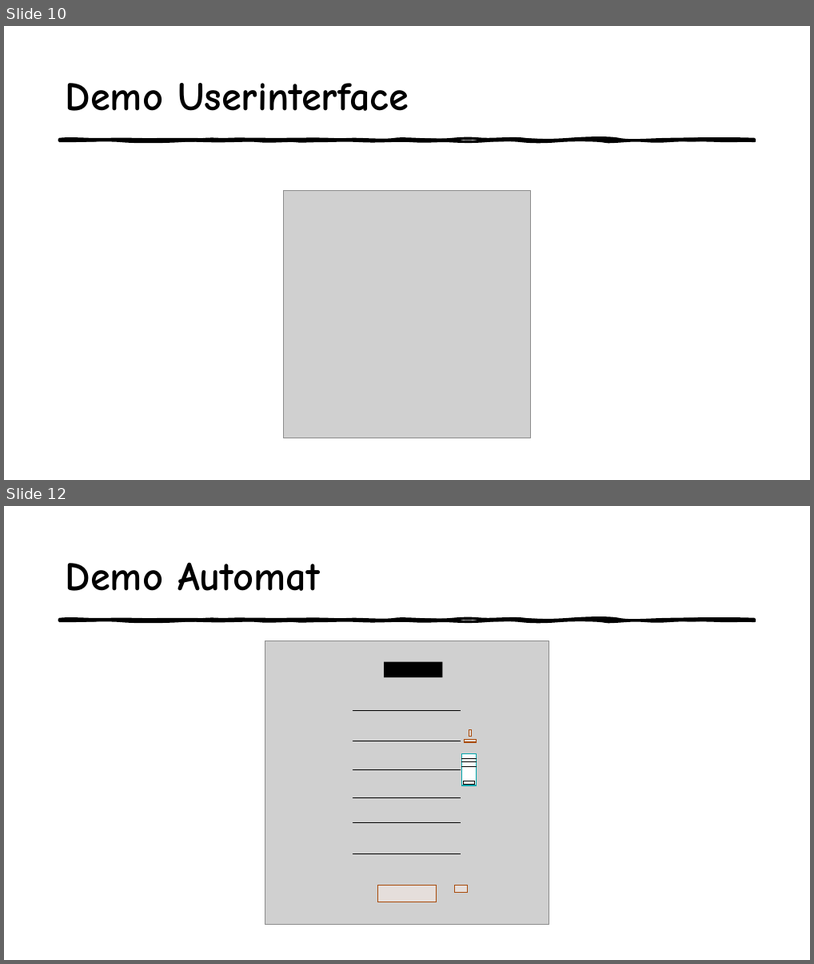
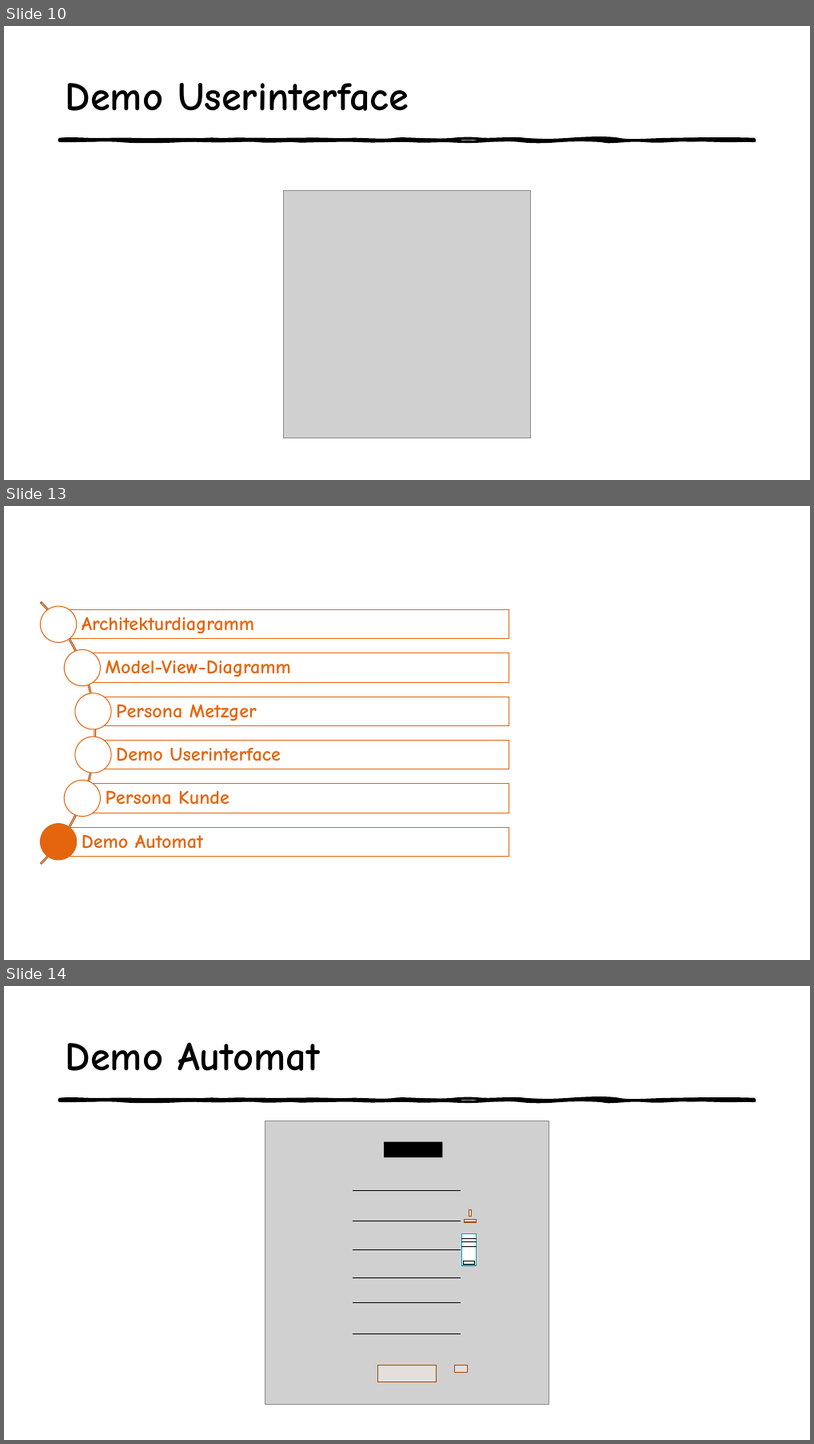
Before and after one commit to LisaRebecca/Gruppe4, a slide deck: Organisation/ATdIT.pptx. Shown one above the other, each under a label of ours: slides 10 and 12 before the commit, slides 10, 13 and 14 after it; the slides between them are not shown. The pictures are 814x964 and 814x1444 pixels, drawn with LibreOffice and Linux fonts; fonts in the diff are those of the drawing; grey boxes stand for pictures. Boxes give left, top, right and bottom in pixels: in the first picture for what was removed or moved away, otherwise in the second. Text is boxed around its words. In the diff, an @@ line names an element or a change of style, - is before the commit and + after.

```diff
--- a/Organisation/ATdIT.pptx
+++ b/Organisation/ATdIT.pptx
@@ slide 13 added at (4,506,810,960), background #FFFFFF @@
@@ group added at (4,548,510,919): 6 rectangles, 6 texts, 6 ellipses, 1 arch (boxed as its full ring) @@
+Architekturdiagramm
+Model-View-Diagramm
+Persona Metzger
+Demo Userinterface
+Persona Kunde
+Demo Automat
@@ what was slide 12 is now slide 14 @@
```
Also in this commit, not shown: 7 slides changed, 1 other slide added.
